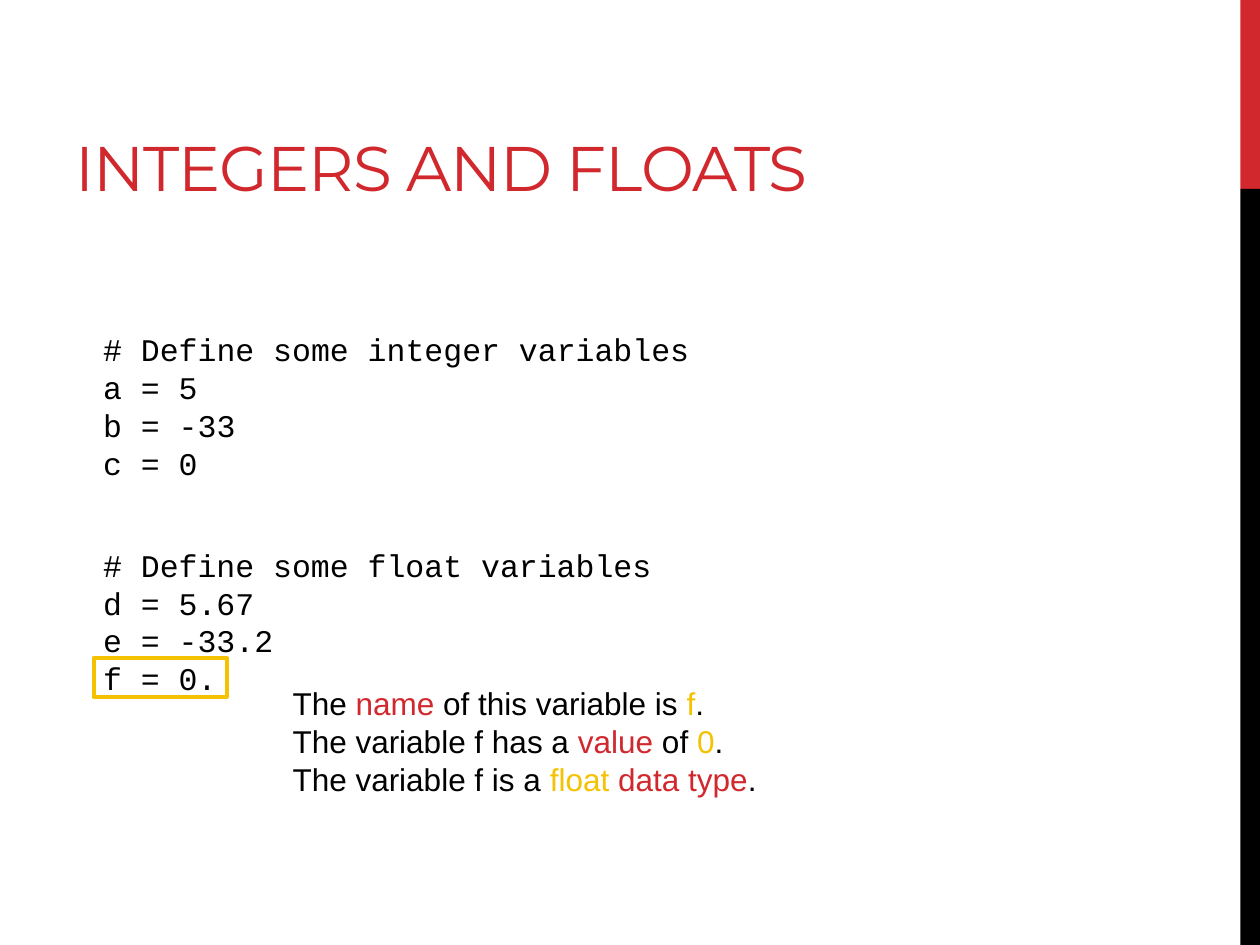
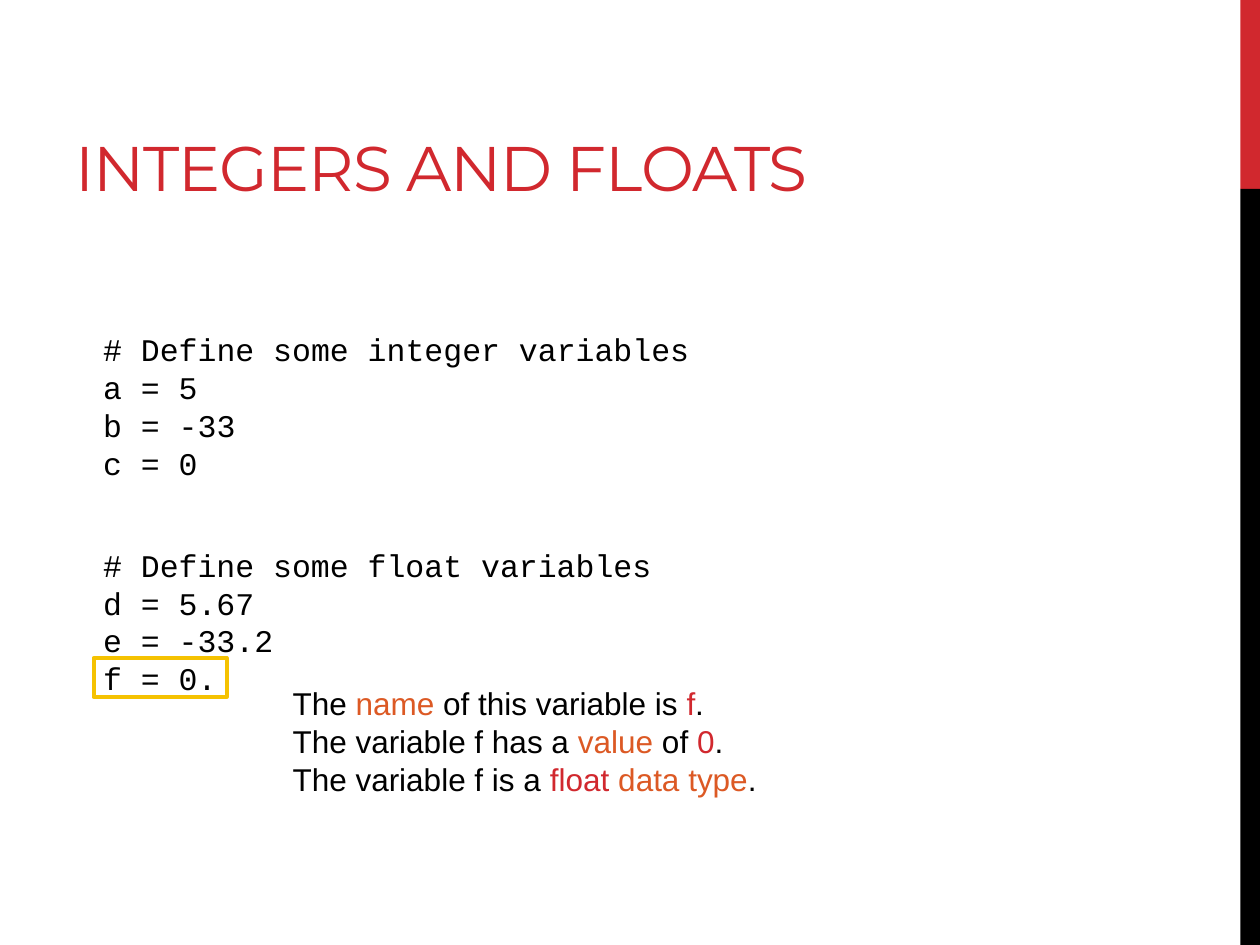
Before and after one commit to BjornFJohansson/ccbb_bigdata2015_python, a slide deck: slide 25 of slides/day1_slides.pptx (slide 24 before the commit). Drawn at 1260x945 pixels with LibreOffice and Linux fonts; fonts in the diff are those of the drawing. Boxes give left, top, right and bottom in pixels: in the first picture for what was removed or moved away, otherwise in the second. Text is boxed around its words. In the diff, an @@ line names an element or a change of style, - is before the commit and + after.

```diff
--- a/slides/day1_slides.pptx
+++ b/slides/day1_slides.pptx
@@ text "The name of this variable ..." at [293, 692, 756, 797]: text colour #D1282E to #DC5924 in "name", "value", "data type."; text colour #F5C201 to #D1282E in "f.", "0.", "float" @@
```
Also in this commit, not shown: 17 other slides changed, 1 slide added, 1 other file.
